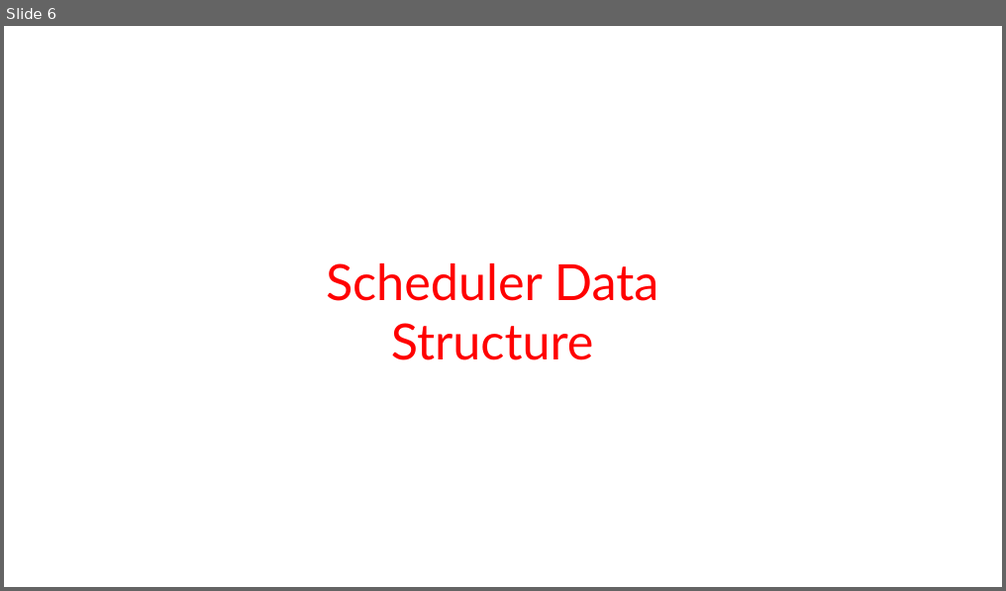
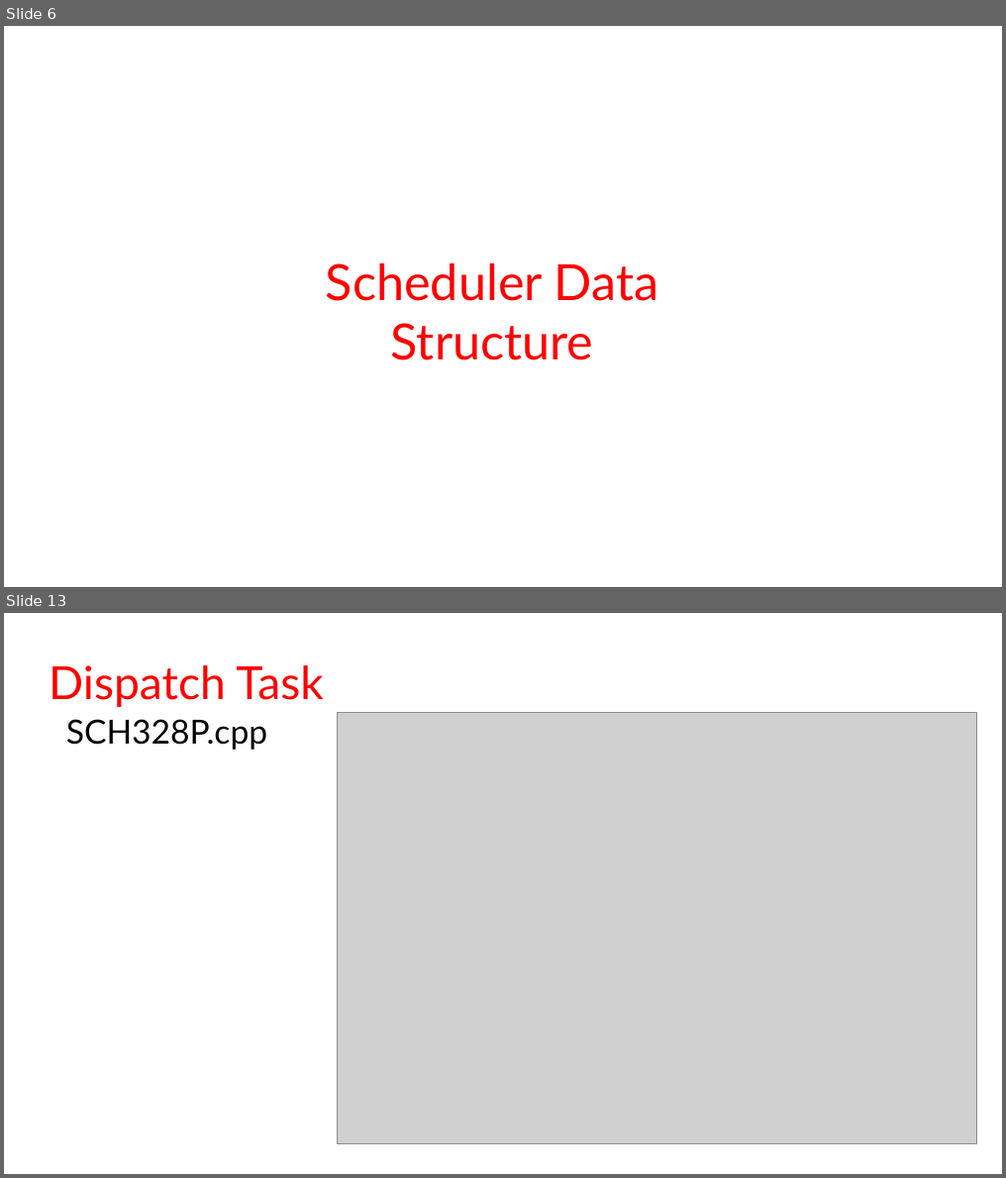
Before and after one commit to Mohamed-h-Gamil/adv_emb_hw1_cooperativeSchedularForArduinoUno, a slide deck: presentation/A Flexible Schedular for Single-Processor Embedded systems for Arduino UNO.pptx. Shown one above the other, each under a label of ours: slide 6 before the commit, slides 6 and 13 after it; the slides between them are not shown. The pictures are 1006x591 and 1006x1178 pixels, drawn with LibreOffice and Linux fonts; fonts in the diff are those of the drawing; grey boxes stand for pictures; background and template pictures are left out. Boxes give left, top, right and bottom in pixels: in the first picture for what was removed or moved away, otherwise in the second. Text is boxed around its words. In the diff, an @@ line names an element or a change of style, - is before the commit and + after.

```diff
--- a/presentation/A Flexible Schedular for Single-Processor Embedded systems for Arduino UNO.pptx
+++ b/presentation/A Flexible Schedular for Single-Processor Embedded systems for Arduino UNO.pptx
@@ slide 13 added at [4,613,1002,1174], background picture (left out) @@
@@ text added at [49,665,323,707], 44 pt, text #FF0000 @@
+Dispatch Task
@@ text added at [66,719,267,750], 32 pt, text #000000 @@
+SCH328P.cpp
@@ picture added at [338,713,977,1144] @@
```
Also in this commit, not shown: 2 slides changed, 6 other slides added.
